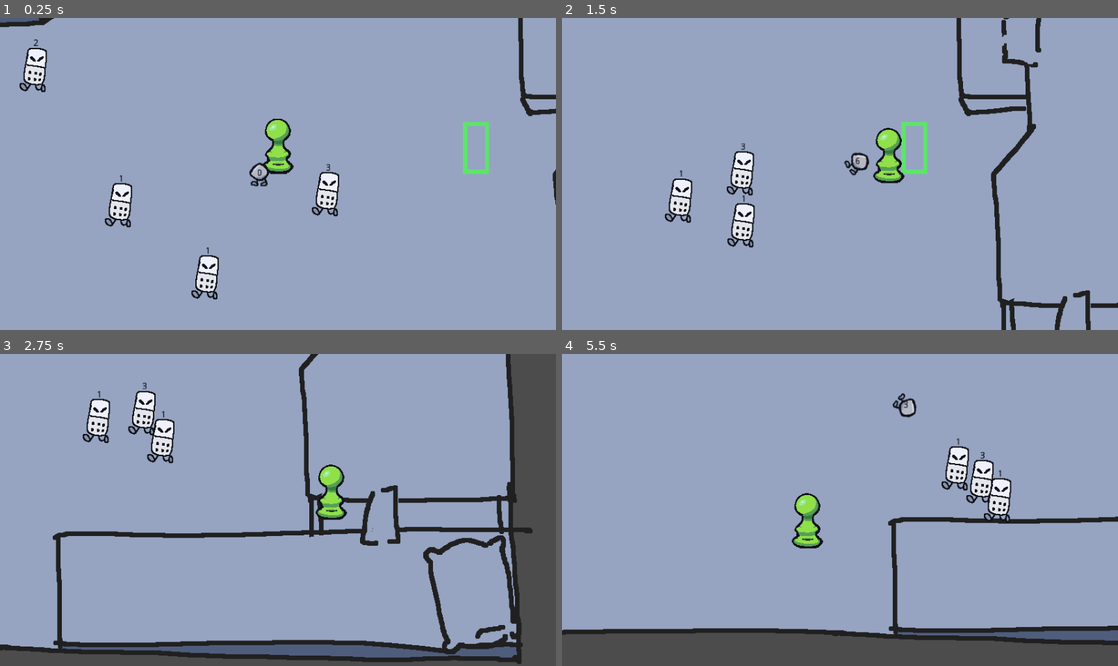
Above: before the commit, frames 1-4 (two rows, left to right).
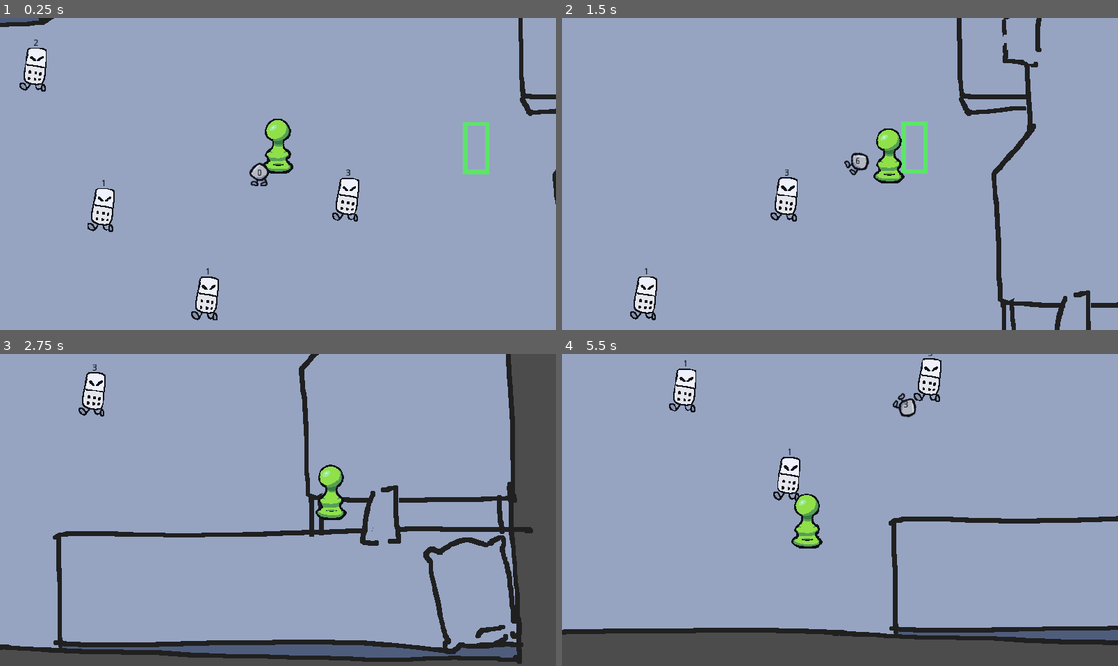
Above: after the commit, the same moments.

Repository: honiemun/GMTK-2022
Game: Godot game, scene res://World/World.tscn
Same seed, same stepped clock (60 frames per second), same inputs: the game is played once before the commit and once after it.
Inputs (mouse positions are in pixels of both pictures, inside the frame that each line leads up to):
- Up to frame 1 (0.25 s): no input
- Up to frame 2 (1.5 s): move the mouse to (962, 158) at 0.52 s; hold Right (ui_right) 0.53-1.28 s; click (962, 158) at 0.6 s; move the mouse to (728, 189) at 1.27 s; hold Down (ui_down) from 1.28 s (still down); right-click (728, 189) at 1.35 s
- Up to frame 3 (2.75 s): move the mouse to (333, 441) at 2.02 s; release Down (ui_down) at 2.03 s; hold Right (ui_right) from 2.03 s (still down); click (333, 441) at 2.1 s
- Up to frame 4 (5.5 s): move the mouse to (812, 572) at 2.77 s; release Right (ui_right) at 2.78 s; hold Up (ui_up) 2.78-3.53 s; right-click (812, 572) at 2.85 s; move the mouse to (1006, 556) at 3.52 s; hold Left (ui_left) 3.53-5.03 s; click (1006, 556) at 3.6 s; move the mouse to (673, 463) at 4.27 s; right-click (673, 463) at 4.35 s; move the mouse to (867, 510) at 5.02 s; hold Down (ui_down) from 5.03 s (still down); click (867, 510) at 5.1 s

The runs differ from the first frame. In frame 1, 3.1% of the frame differs, in the area x 0-100%, y 0-97%; in frame 2, 3.3%; in frame 3, 3.4%; in frame 4, 3.8%, in the area x 0-100%, y 0-93%.

Commit message:
Knockback & kill

Diff:
--- a/Enemies/Domino/Domino.gd
+++ b/Enemies/Domino/Domino.gd
@@ -5,6 +5,7 @@
 var path: Array = []	# Contains destination positions
 var levelNavigation: Navigation2D = null
 var player = null
+var dice = null
 var player_spotted: bool = false
 
 onready var los = $LineOfSight
@@ -15,8 +16,15 @@
 var last_spotted_player_pos: Vector2 = Vector2.ZERO
 var reached_last_player_pos: bool = true
 
+var last_pos = global_position
+
 var diceRoll		# The life this enemy has.
 const MAX_ROLL = 6
+
+var knockback = Vector2.ZERO
+const friction = 200
+const knockback_power = 250
+var isKnocked = false
 
 func _ready():
 	# Roll for STATS
@@ -30,20 +38,29 @@
 	if tree.has_group("Player"):
 		player = tree.get_nodes_in_group("Player")[0]
 		last_spotted_player_pos = player.global_position
+	if tree.has_group("Dice"):
+		dice = tree.get_nodes_in_group("Dice")[0]
 
-func _physics_process(_delta):
-	if player:
-		los.look_at(player.global_position)
-		check_player_in_detection()
-		if player_spotted:
-			last_spotted_player_pos = player.global_position
-			reached_last_player_pos = false
-			generate_path()
-			navigate()
-		elif !reached_last_player_pos:
-			navigate_to_old_position()
-	if !reached_last_player_pos:
-		move()
+func _physics_process(delta):
+	if !isKnocked:
+		if player:
+			los.look_at(player.global_position)
+			check_player_in_detection()
+			if player_spotted:
+				last_spotted_player_pos = player.global_position
+				reached_last_player_pos = false
+				generate_path()
+				navigate()
+			elif !reached_last_player_pos:
+				navigate_to_old_position()
+		if !reached_last_player_pos:
+			move()
+	else:
+		knockback = knockback.move_toward(Vector2.ZERO, friction * delta)
+		knockback = move_and_slide(knockback)
+		if global_position == last_pos:
+			isKnocked = false
+		last_pos = global_position
 
 # PATHFINDING FUNCTIONS
 
@@ -75,3 +92,12 @@
 
 func move():
 	velocity = move_and_slide(velocity.floor())
+
+func _on_Hurtbox_area_entered(area):
+	# If dice is lower than life:
+	if dice.state != dice.FOLLOW:
+		if dice.rawDiceRoll > diceRoll:
+			queue_free()
+		else:
+			isKnocked = true
+			knockback = dice.global_position.direction_to(global_position) * knockback_power
--- a/Enemies/Domino/Domino.tscn
+++ b/Enemies/Domino/Domino.tscn
@@ -8,7 +8,12 @@
 [sub_resource type="CircleShape2D" id=2]
 radius = 48.0
 
+[sub_resource type="CapsuleShape2D" id=3]
+radius = 15.0
+height = 34.0
+
 [node name="Domino" type="KinematicBody2D" groups=["Enemy"]]
+collision_mask = 9
 script = ExtResource( 2 )
 
 [node name="Sprite" type="Sprite" parent="."]
@@ -18,13 +23,6 @@
 position = Vector2( 0, 24 )
 rotation = 1.5708
 shape = SubResource( 1 )
-
-[node name="AttackArea" type="Area2D" parent="."]
-collision_layer = 0
-collision_mask = 4
-
-[node name="CollisionShape2D" type="CollisionShape2D" parent="AttackArea"]
-shape = SubResource( 2 )
 
 [node name="LineOfSight" type="RayCast2D" parent="."]
 enabled = true
@@ -37,3 +35,21 @@
 margin_right = 16.0
 margin_bottom = -32.0
 text = "0"
+
+[node name="AttackArea" type="Area2D" parent="."]
+position = Vector2( 0, 1 )
+collision_layer = 0
+collision_mask = 4
+
+[node name="CollisionShape2D" type="CollisionShape2D" parent="AttackArea"]
+shape = SubResource( 2 )
+
+[node name="Hurtbox" type="Area2D" parent="."]
+collision_layer = 2
+collision_mask = 0
+
+[node name="CollisionShape2D" type="CollisionShape2D" parent="Hurtbox"]
+position = Vector2( 3, 0 )
+shape = SubResource( 3 )
+
+[connection signal="area_entered" from="Hurtbox" to="." method="_on_Hurtbox_area_entered"]
--- a/project.godot
+++ b/project.godot
@@ -18,6 +18,8 @@
 
 window/size/width=854
 window/size/height=480
+window/stretch/mode="2d"
+window/stretch/aspect="keep"
 
 [importer_defaults]
 
Not shown: 1 places in Enemies/Domino/Domino.tscn that only renumber resources
